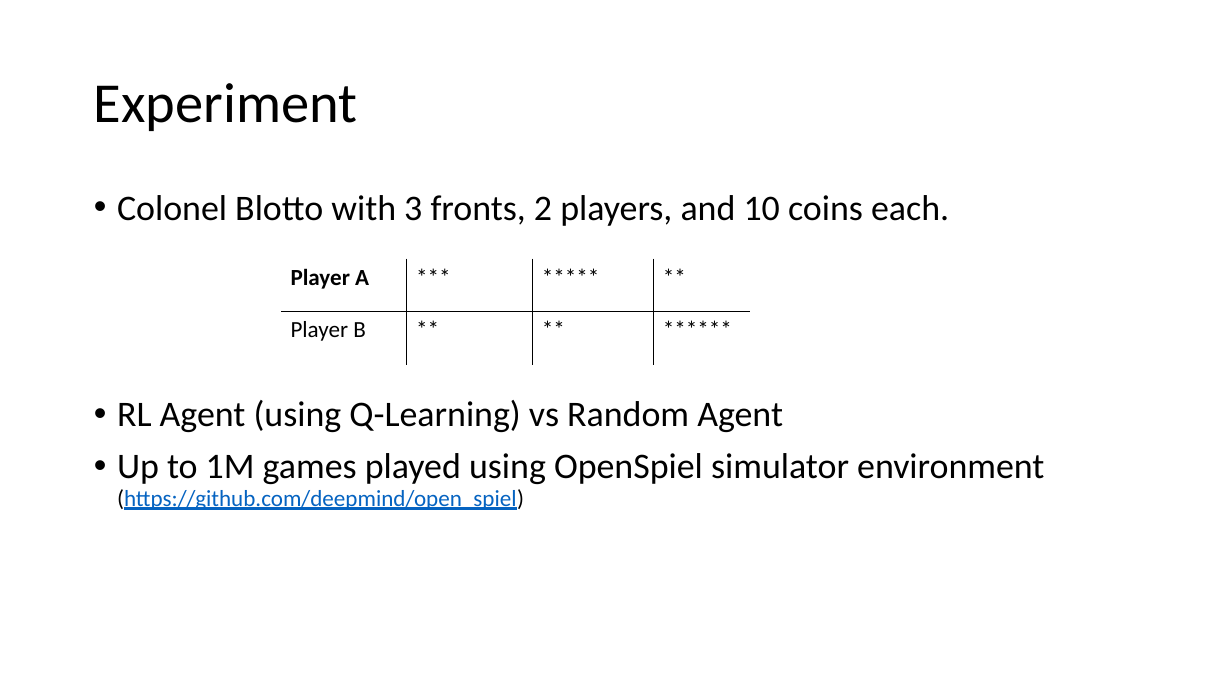
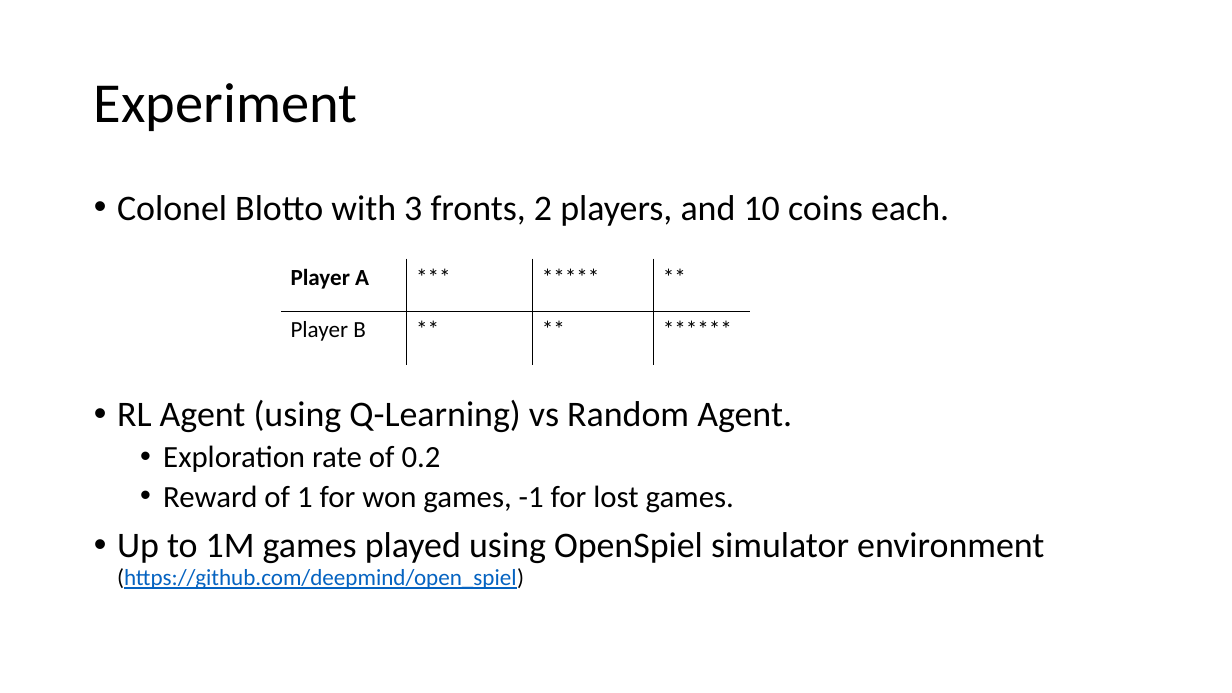
Before and after one commit to jinonoel/BlottoRL, a slide deck: slide 6 of BlottoRL.pptx. Drawn at 1232x693 pixels with LibreOffice and Linux fonts; fonts in the diff are those of the drawing; background and template pictures are left out. Boxes give left, top, right and bottom in pixels: in the first picture for what was removed or moved away, otherwise in the second. Text is boxed around its words. In the diff, an @@ line names an element or a change of style, - is before the commit and + after.

```diff
--- a/BlottoRL.pptx
+++ b/BlottoRL.pptx
@@ text at [117,400,792,513]: text changed; size 28 to 24 pt @@
-• RL Agent (using Q-Learning) vs Random Agent
+• RL Agent (using Q-Learning) vs Random Agent.
+  • Exploration rate of 0.2
+  • Reward of 1 for won games, -1 for lost games.
```
Also in this commit, not shown: 2 other slides changed.
